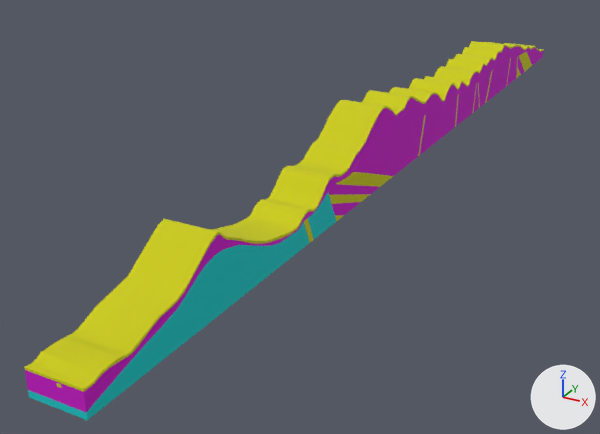
The OBJ model model/MYS3.obj, before and after one commit.
Before and after are seen from a 50 mm camera at (1126.0, -995.0, 990.0) aimed at (-259.0, 1523.0, -269.0). Every picture has the same lights, and +X, +Y and +Z are marked at lower right. Where no turn or scale is listed for an object, it has been applied to the vertices.

Objects in the first picture: '0', '1', '2', '3', 'fractures', 'tunnel_left'.
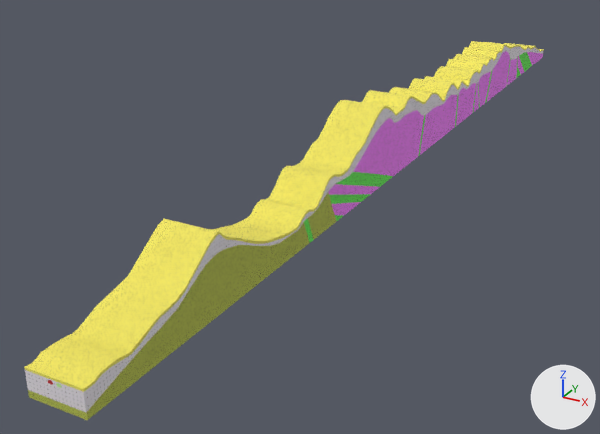
Pixel boxes (x1, y1, x2, y2) of what changed, in the pictures (600 x 434 px):
'3', surface changed, recoloured: (24, 41, 544, 392) in both
'0', surface changed, recoloured (cyan to yellow): (28, 193, 337, 420) in both
'1', surface changed (purple to pink): (328, 51, 543, 215) in both
'2', surface changed, recoloured (purple to grey): (25, 46, 544, 412) in both
'fractures', surface changed, recoloured (yellow to green): (304, 52, 532, 242) in both
'tunnel_left', surface changed: (48, 380, 53, 385) in both
'tunnel_right', surface changed: (56, 383, 62, 388) in both

The change, as a list of edits to the scene's bpy script:
```text
Add img_14_png:
    img_14_png = load_image('14.png', '../images/textures/14.png', 100, 100, 'sRGB')
Add img_10_png:
    img_10_png = load_image('10.png', '../images/textures/10.png', 100, 100, 'sRGB')
Add img_8_png:
    img_8_png = load_image('8.png', '../images/textures/8.png', 100, 100, 'sRGB')
Add img_7_png:
    img_7_png = load_image('7.png', '../images/textures/7.png', 100, 100, 'sRGB')
Add img_13_png:
    img_13_png = load_image('13.png', '../images/textures/13.png', 100, 100, 'sRGB')
Change mat_03___default:
    remove mat_03___default.base_color = (0.0, 0.59, 0.59)  # cyan #00caca
    add mat_03___default.texture = img_8_png
Change mat_02___default:
    remove mat_02___default.base_color = (0.59, 0.0, 0.59)  # pink #ca00ca
    add mat_02___default.texture = img_7_png
Change mat_01___default:
    remove mat_01___default.base_color = (0.59, 0.59, 0.0)  # yellow #caca00
    add mat_01___default.texture = img_13_png
Add mat_08___default:
    mat_08___default = principled_material('08___Default')
    mat_08___default.texture = img_14_png
    mat_08___default.roughness = 0.9
Add mat_07___default:
    mat_07___default = principled_material('07___Default')
    mat_07___default.texture = img_10_png
    mat_07___default.roughness = 0.9
Change me_0:
    where me_0.from_pydata(...)  # 250 vertices, 508 faces; spans x -70.0..90.0, y 0.0..1123.0, z -57.0..111.0
    remove me_0.materials.append(mat_03___default)  # cyan #00caca
    add me_0.materials.append(mat_01___default)  # picture img_13_png
Change me_2:
    where me_2.from_pydata(...)  # 755 vertices, 1522 faces; spans x -70.0..90.0, y 0.0..3695.0, z -39.0..218.0
    remove me_2.materials.append(mat_02___default)  # pink #ca00ca
    add me_2.materials.append(mat_03___default)  # picture img_8_png
Change me_3:
    where me_3.from_pydata(...)  # 669 vertices, 1334 faces; spans x -70.0..90.0, y 0.0..3695.0, z -21.0..224.0
    used by ob_3; location = (0.0, 0.0, 0.0)
    remove me_3.materials.append(mat_01___default)  # yellow #caca00
    me_3 part 1: texture (UV) coordinates changed
    add me_3.materials.append(mat_07___default)  # picture img_10_png
Change me_fractures:
    where me_fractures.from_pydata(...)  # 1200 vertices, 2504 faces; spans x -70.0..90.0, y 910.0..3464.0, z -57.0..92.0
    remove me_fractures.materials.append(mat_01___default)  # yellow #caca00
    add me_fractures.materials.append(mat_08___default)  # picture img_14_png
```
